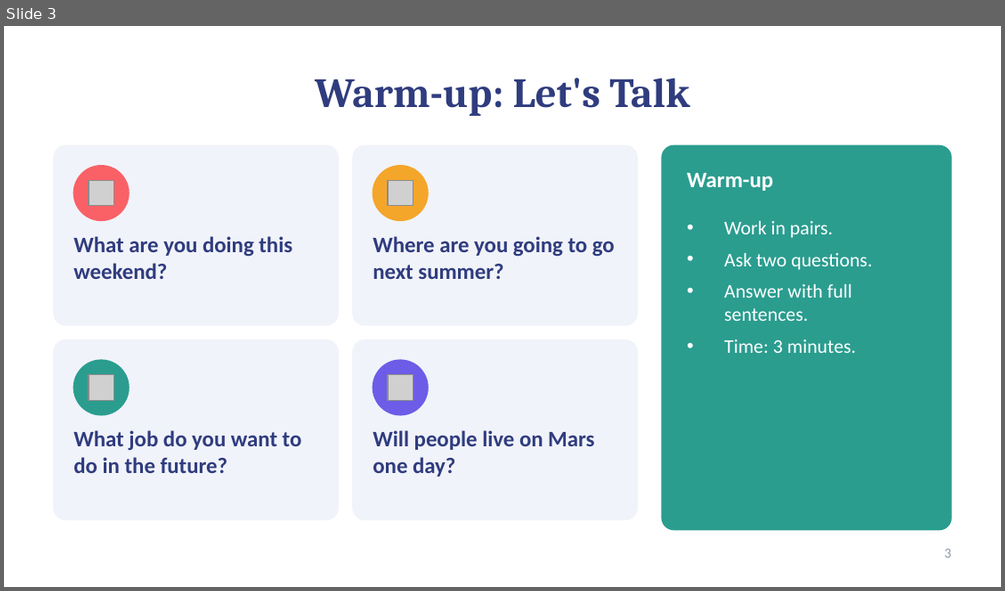
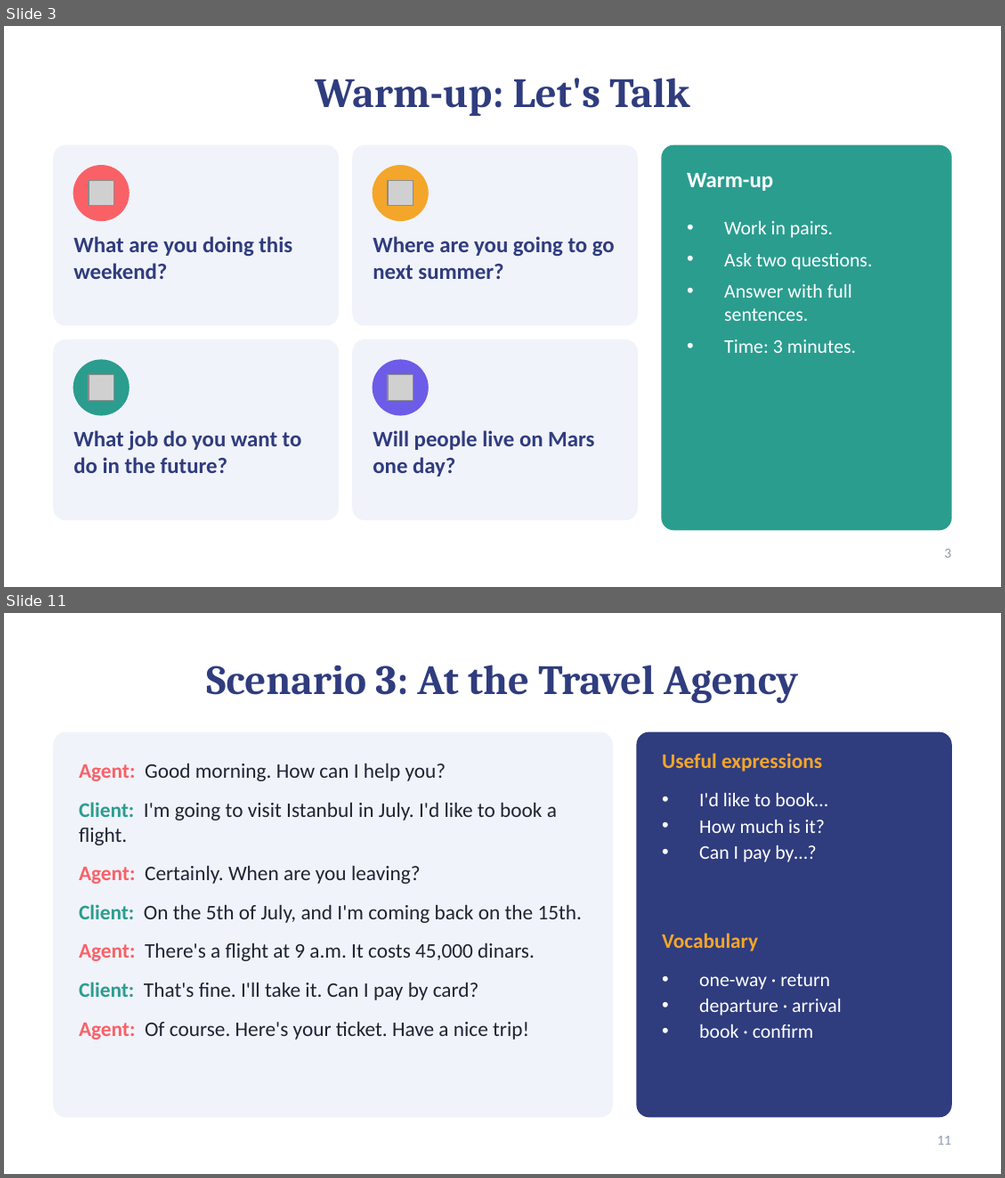
Before and after one commit to moundhermghezzi321-oss/leafgraud, a slide deck: Lesson5_Plans_and_Dreams.pptx. Shown one above the other, each under a label of ours: slide 3 before the commit, slides 3 and 11 after it; the slides between them are not shown. The pictures are 1005x591 and 1005x1178 pixels, drawn with LibreOffice and Linux fonts; fonts in the diff are those of the drawing; grey boxes stand for pictures. Boxes give left, top, right and bottom in pixels: in the first picture for what was removed or moved away, otherwise in the second. Text is boxed around its words. In the diff, an @@ line names an element or a change of style, - is before the commit and + after.

```diff
--- a/Lesson5_Plans_and_Dreams.pptx
+++ b/Lesson5_Plans_and_Dreams.pptx
@@ slide 11 added at <box>4,613,1001,1174</box>, background #FFFFFF @@
@@ title added at <box>206,665,798,703</box>, 30 pt, text #2F3C7E, bold @@
+Scenario 3: At the Travel Agency
@@ rounded rectangle added at <box>54,732,612,1117</box>, fill #F1F3FA, outline #F1F3FA 1 pt @@
@@ rounded rectangle added at <box>637,732,951,1117</box>, fill #2F3C7E, outline #2F3C7E 1 pt @@
@@ text added at <box>79,763,582,1039</box>, 15 pt, text #1F2433 @@
+Agent: Good morning. How can I help you?
+Client: I'm going to visit Istanbul in July. I'd like to book a flight.
+Agent: Certainly. When are you leaving?
+Client: On the 5th of July, and I'm coming back on the 15th.
+Agent: There's a flight at 9 a.m. It costs 45,000 dinars.
+Client: That's fine. I'll take it. Can I pay by card?
+Agent: Of course. Here's your ticket. Have a nice trip!
@@ text added at <box>662,753,822,771</box>, 15 pt, text #F4A62A, bold @@
+Useful expressions
@@ text added at <box>699,793,827,862</box>, 14 pt, text #FFFFFF @@
+• I'd like to book…
+• How much is it?
+• Can I pay by…?
@@ text added at <box>662,933,758,951</box>, 15 pt, text #F4A62A, bold @@
+Vocabulary
@@ text added at <box>699,973,841,1038</box>, 14 pt, text #FFFFFF @@
+• one-way · return
+• departure · arrival
+• book · confirm
@@ page number added at <box>937,1135,951,1144</box>, 10 pt, text #8D99AE @@
+11
```
Also in this commit, not shown: 11 slides changed, 6 other slides added, 6 slides removed.
